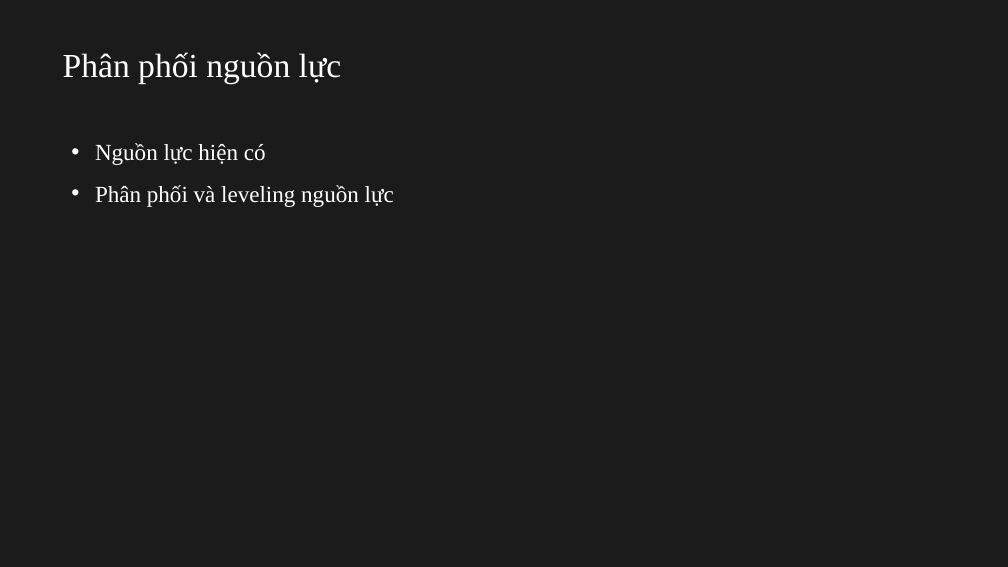
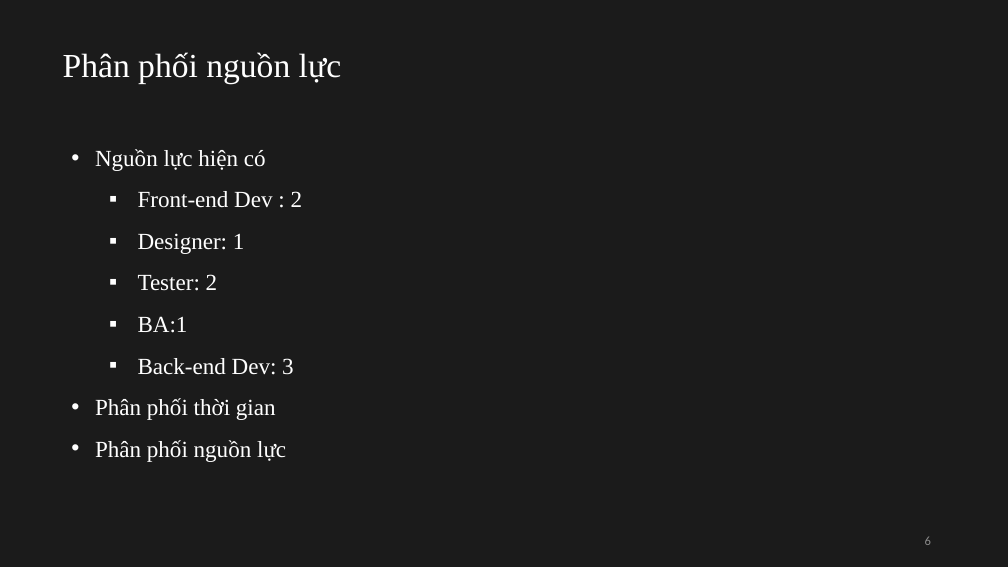
Before and after one commit to CapSuro/ProjectManagement, a slide deck: slide 6 of ProjectManagement.pptx (slide 5 before the commit). Drawn at 1008x567 pixels with LibreOffice and Linux fonts; fonts in the diff are those of the drawing. Boxes give left, top, right and bottom in pixels: in the first picture for what was removed or moved away, otherwise in the second. Text is boxed around its words. In the diff, an @@ line names an element or a change of style, - is before the commit and + after.

```diff
--- a/ProjectManagement.pptx
+++ b/ProjectManagement.pptx
@@ text at [95,191,303,462]: text changed @@
-• Phân phối và leveling nguồn lực
+  ▪ Front-end Dev : 2
+  ▪ Designer: 1
+  ▪ Tester: 2
+  ▪ BA:1
+  ▪ Back-end Dev: 3
+• Phân phối thời gian
+• Phân phối nguồn lực
@@ page number added at [925,536,931,545], 12 pt, text #8C8C8C @@
+6
```
Also in this commit, not shown: 4 other slides changed, 9 slides added, 1 slide removed, 4 other files.
